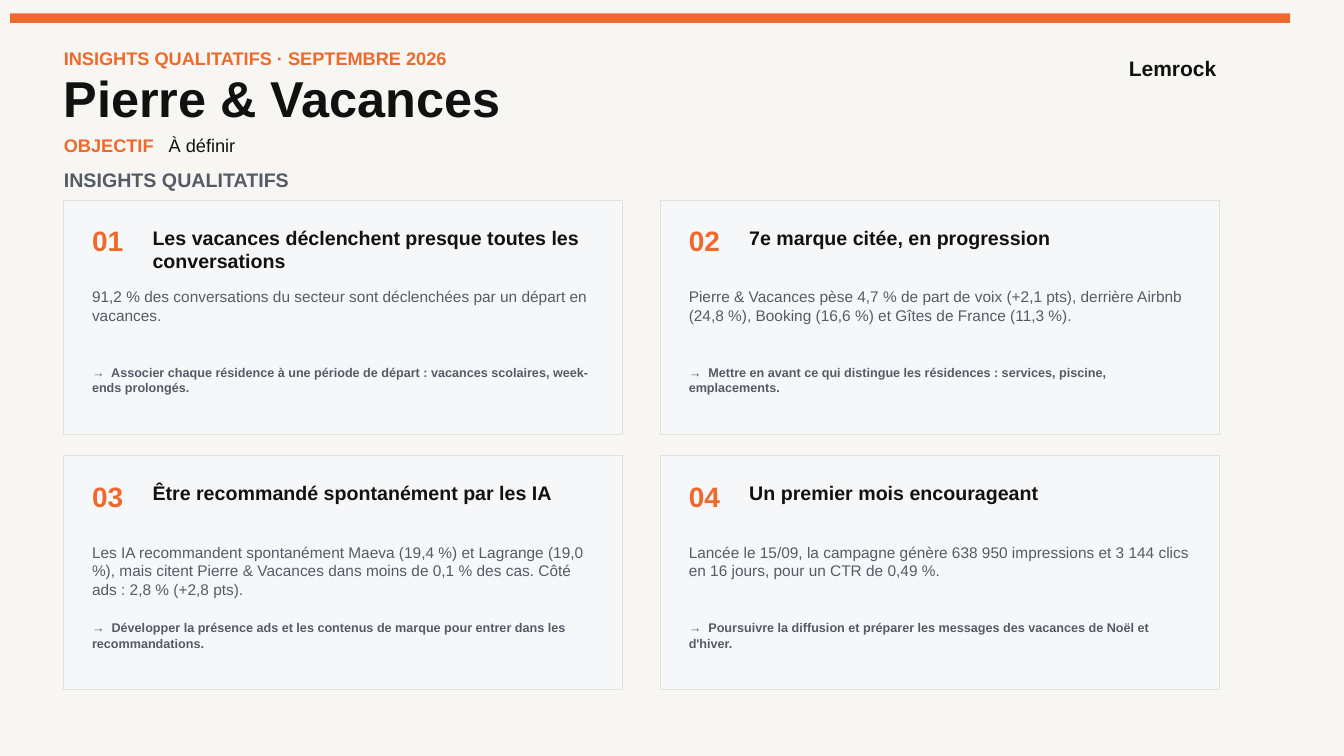
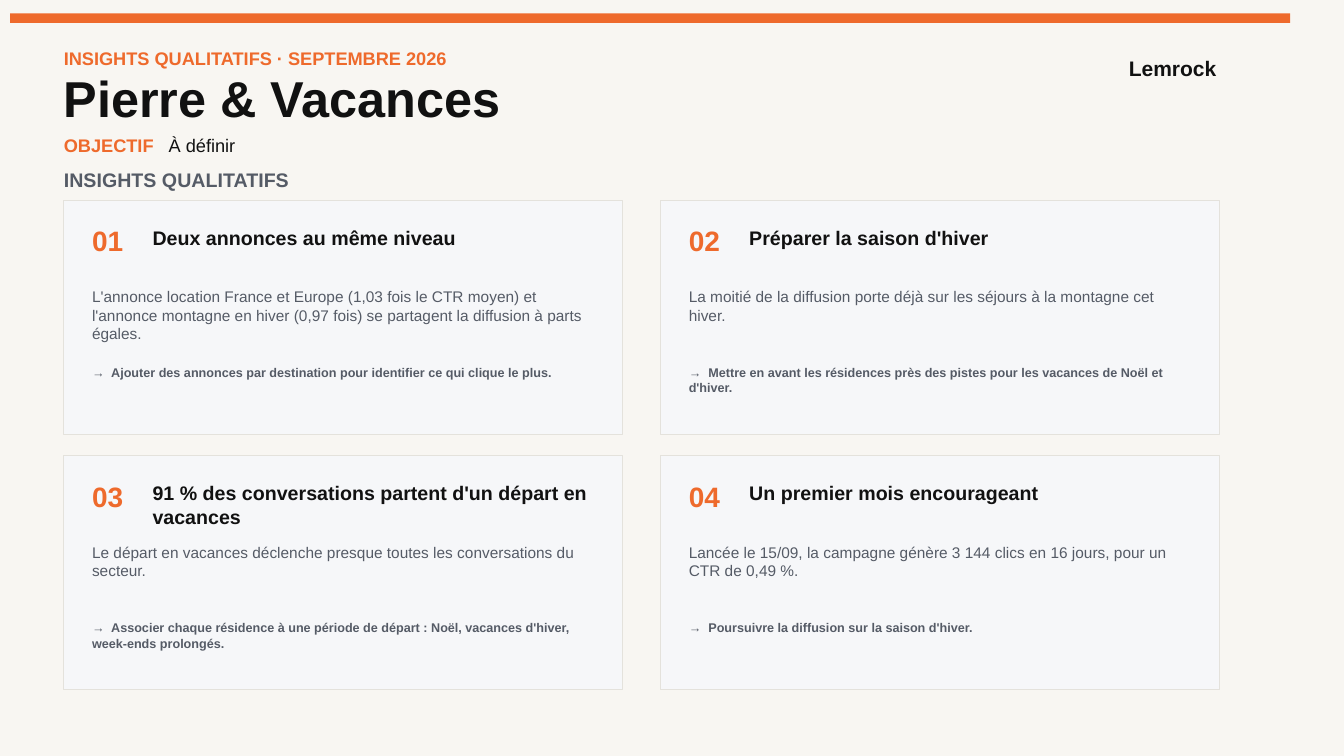
Before and after one commit to stephanemonmarson-creator/Lemrock, a slide deck: slide 32 of rapports/septembre/121026_Customer Success_Septembre 26.pptx (slide 38 before the commit). Drawn at 1344x756 pixels with LibreOffice and Linux fonts; fonts in the diff are those of the drawing. Boxes give left, top, right and bottom in pixels: in the first picture for what was removed or moved away, otherwise in the second. Text is boxed around its words. In the diff, an @@ line names an element or a change of style, - is before the commit and + after.

```diff
--- a/rapports/septembre/121026_Customer Success_Septembre 26.pptx
+++ b/rapports/septembre/121026_Customer Success_Septembre 26.pptx
@@ text at bbox=[153, 230, 455, 246]: text changed @@
-Les vacances déclenchent presque toutes les conversations
+Deux annonces au même niveau
@@ text at bbox=[749, 230, 989, 249]: text changed @@
-7e marque citée, en progression
+Préparer la saison d'hiver
@@ text at bbox=[92, 291, 581, 342]: text changed @@
-91,2 % des conversations du secteur sont déclenchées par un départ en vacances.
+L'annonce location France et Europe (1,03 fois le CTR moyen) et l'annonce montagne en hiver (0,97 fois) se partagent la diffusion à parts égales.
@@ text at bbox=[689, 290, 1154, 321]: text changed @@
-Pierre & Vacances pèse 4,7 % de part de voix (+2,1 pts), derrière Airbnb (24,8 %), Booking (16,6 %) et Gîtes de France (11,3 %).
+La moitié de la diffusion porte déjà sur les séjours à la montagne cet hiver.
@@ text at bbox=[111, 368, 551, 380]: text changed @@
-→ Associer chaque résidence à une période de départ : vacances scolaires, week-ends prolongés.
+→ Ajouter des annonces par destination pour identifier ce qui clique le plus.
@@ text at bbox=[689, 368, 1163, 392]: text changed @@
-→ Mettre en avant ce qui distingue les résidences : services, piscine, emplacements.
+→ Mettre en avant les résidences près des pistes pour les vacances de Noël et d'hiver.
@@ text at bbox=[153, 485, 587, 525]: text changed @@
-Être recommandé spontanément par les IA
+91 % des conversations partent d'un départ en vacances
@@ text at bbox=[92, 546, 574, 576]: text changed @@
-Les IA recommandent spontanément Maeva (19,4 %) et Lagrange (19,0 %), mais citent Pierre & Vacances dans moins de 0,1 % des cas. Côté ads : 2,8 % (+2,8 pts).
+Le départ en vacances déclenche presque toutes les conversations du secteur.
@@ text at bbox=[689, 546, 1166, 578]: text changed @@
-Lancée le 15/09, la campagne génère 638 950 impressions et 3 144 clics en 16 jours, pour un CTR de 0,49 %.
+Lancée le 15/09, la campagne génère 3 144 clics en 16 jours, pour un CTR de 0,49 %.
@@ text at bbox=[92, 623, 570, 651]: text changed @@
-→ Développer la présence ads et les contenus de marque pour entrer dans les recommandations.
+→ Associer chaque résidence à une période de départ : Noël, vacances d'hiver, week-ends prolongés.
@@ text at bbox=[708, 623, 973, 632]: text changed @@
-→ Poursuivre la diffusion et préparer les messages des vacances de Noël et d'hiver.
+→ Poursuivre la diffusion sur la saison d'hiver.
```
Also in this commit, not shown: 35 other slides changed, 8 slides removed, 48 other files.
